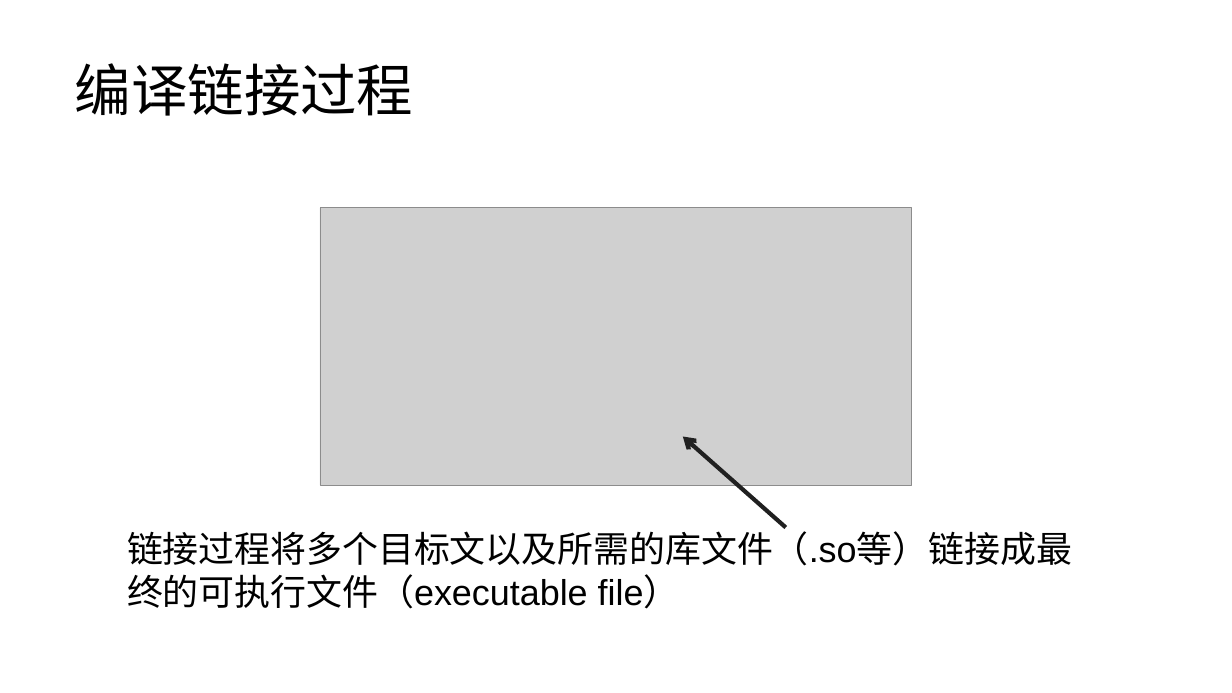
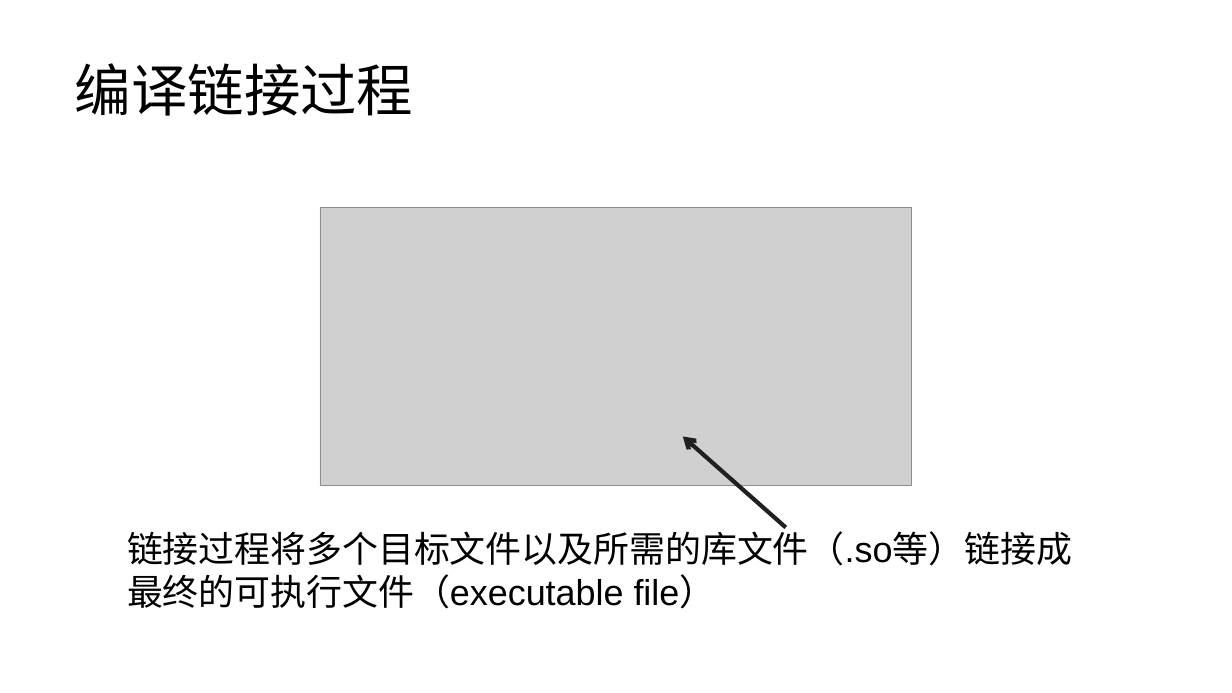
Before and after one commit to lezhang-thu/c-programming, a slide deck: slide 29 of 数据结构+算法/2022秋季-计算机基础与程序设计-数据结构-算法.pptx. Drawn at 1232x693 pixels with LibreOffice and Linux fonts; fonts in the diff are those of the drawing; grey boxes stand for pictures. Boxes give left, top, right and bottom in pixels: in the first picture for what was removed or moved away, otherwise in the second. Text is boxed around its words. In the diff, an @@ line names an element or a change of style, - is before the commit and + after.

```diff
--- a/数据结构+算法/2022秋季-计算机基础与程序设计-数据结构-算法.pptx
+++ b/数据结构+算法/2022秋季-计算机基础与程序设计-数据结构-算法.pptx
@@ text at (127, 526, 1072, 609): text changed @@
-链接过程将多个目标文以及所需的库文件（.so等）链接成最终的可执行文件（executable file）
+链接过程将多个目标文件以及所需的库文件（.so等）链接成最终的可执行文件（executable file）
```
Also in this commit, not shown: 3 other slides changed, 1 other file.
